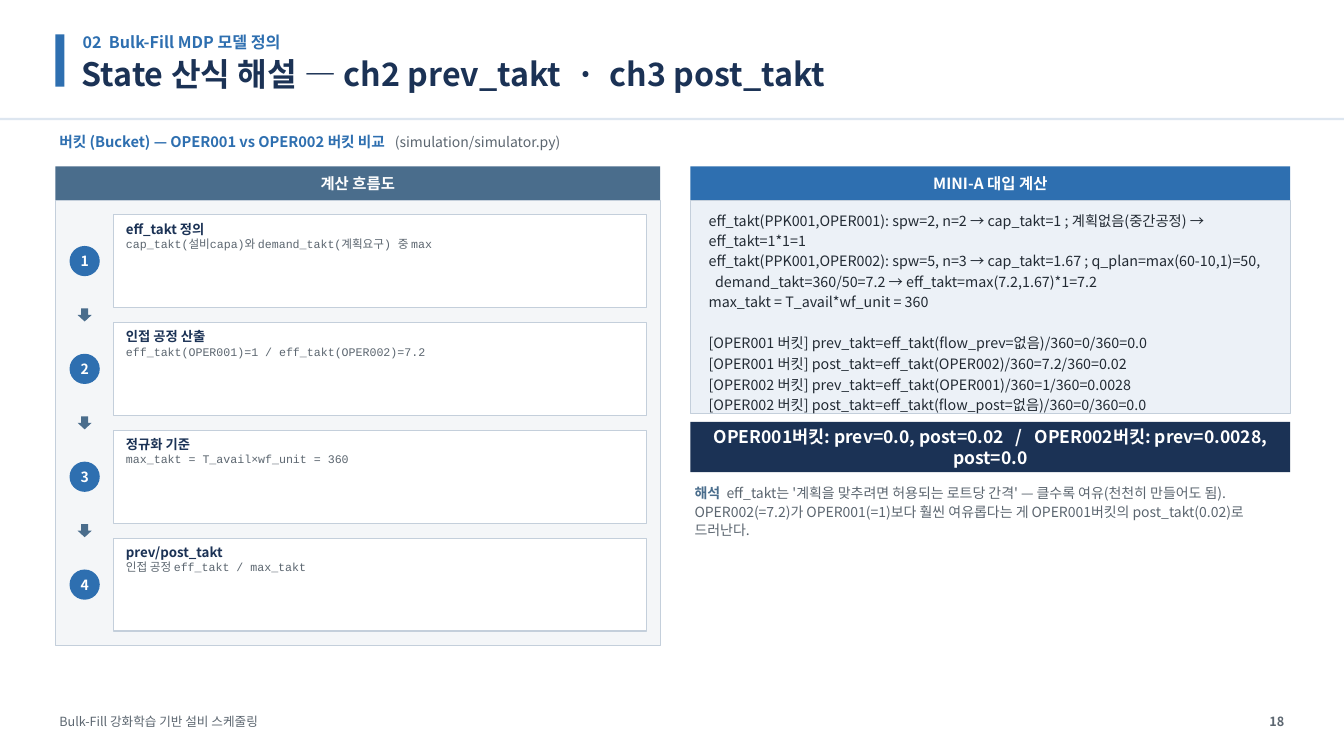
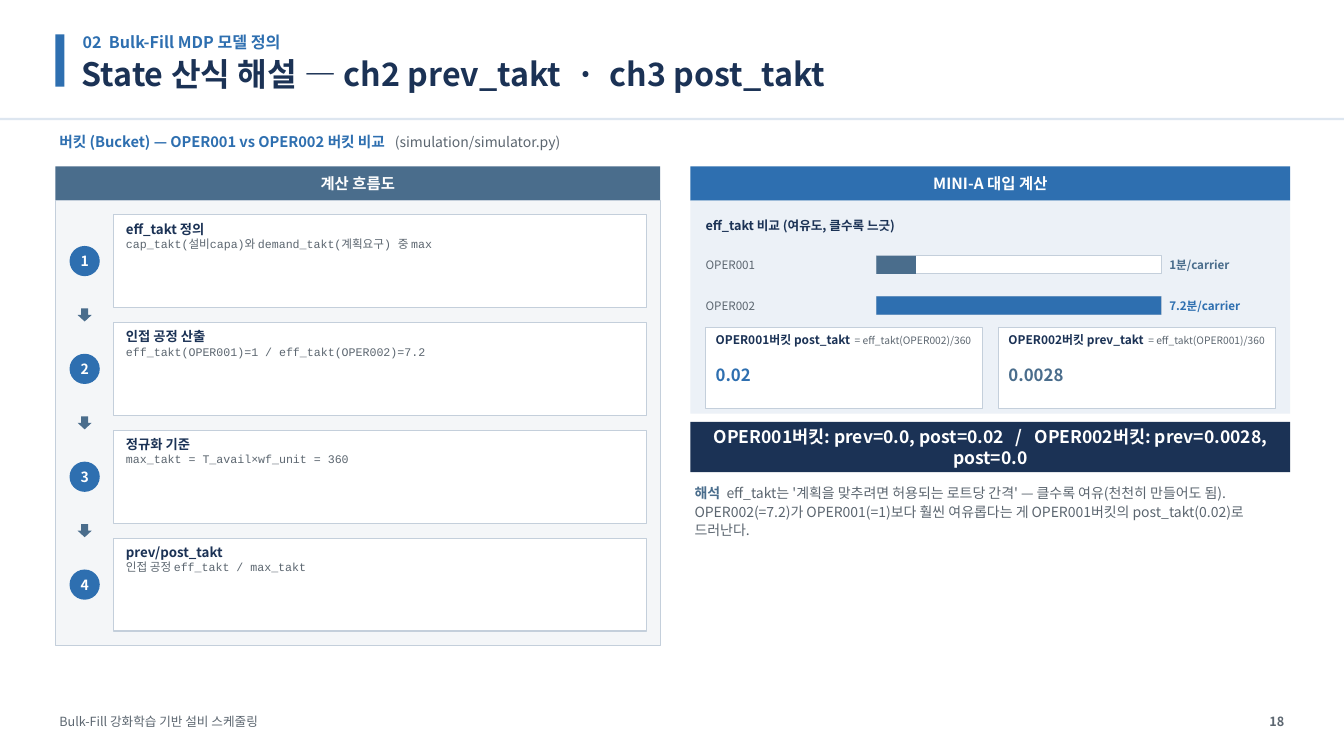
Before and after one commit to relighting123/pjt_scheduling, a slide deck: slide 18 of docs/스케줄링_발표자료.pptx. Drawn at 1344x756 pixels with LibreOffice and Linux fonts; fonts in the diff are those of the drawing. Boxes give left, top, right and bottom in pixels: in the first picture for what was removed or moved away, otherwise in the second. Text is boxed around its words. In the diff, an @@ line names an element or a change of style, - is before the commit and + after.

```diff
--- a/docs/스케줄링_발표자료.pptx
+++ b/docs/스케줄링_발표자료.pptx
@@ rectangle at [691,201,1291,414]: outline #C4CFDB 0.75 pt to none @@
@@ text added at [706,219,895,233], 9 pt, text #1B3255, bold @@
+eff_takt 비교 (여유도, 클수록 느긋)
@@ text removed at [709,214,1261,414] @@
-eff_takt(PPK001,OPER001): spw=2, n=2 → cap_takt=1 ; 계획없음(중간공정) → eff_takt=1*1=1
-eff_takt(PPK001,OPER002): spw=5, n=3 → cap_takt=1.67 ; q_plan=max(60-10,1)=50,
-demand_takt=360/50=7.2 → eff_takt=max(7.2,1.67)*1=7.2
-max_takt = T_avail*wf_unit = 360
-[OPER001 버킷] prev_takt=eff_takt(flow_prev=없음)/360=0/360=0.0
-[OPER001 버킷] post_takt=eff_takt(OPER002)/360=7.2/360=0.02
-[OPER002 버킷] prev_takt=eff_takt(OPER001)/360=1/360=0.0028
-[OPER002 버킷] post_takt=eff_takt(flow_post=없음)/360=0/360=0.0
@@ text added at [706,260,755,269], 8.3 pt, text #5C6670 @@
+OPER001
@@ rectangle added at [877,256,1163,274], fill #FFFFFF, outline #C4CFDB 0.75 pt @@
@@ rectangle added at [877,256,917,274], fill #4A6D8C @@
@@ text added at [1169,259,1229,271], 8.3 pt, text #4A6D8C, bold @@
+1분/carrier
@@ rectangle added at [877,296,1163,315], fill #FFFFFF, outline #C4CFDB 0.75 pt @@
@@ rectangle added at [877,296,1163,315], fill #2E6FB0 @@
@@ text added at [706,301,755,310], 8.3 pt, text #5C6670 @@
+OPER002
@@ rectangle added at [706,328,983,408], fill #FFFFFF, outline #C4CFDB 0.75 pt @@
@@ rectangle added at [998,328,1275,408], fill #FFFFFF, outline #C4CFDB 0.75 pt @@
@@ text added at [1169,300,1240,312], 8.3 pt, text #2E6FB0, bold @@
+7.2분/carrier
@@ text added at [716,334,971,347], 7.3 pt, text #5C6670 @@
+OPER001버킷 post_takt = eff_takt(OPER002)/360
@@ text added at [1008,334,1264,347], 7.3 pt, text #5C6670 @@
+OPER002버킷 prev_takt = eff_takt(OPER001)/360
@@ text added at [716,368,751,381], 12 pt, text #2E6FB0, bold @@
+0.02
@@ text added at [1008,368,1063,381], 12 pt, text #4A6D8C, bold @@
+0.0028
```
Also in this commit, not shown: 14 other slides changed.
